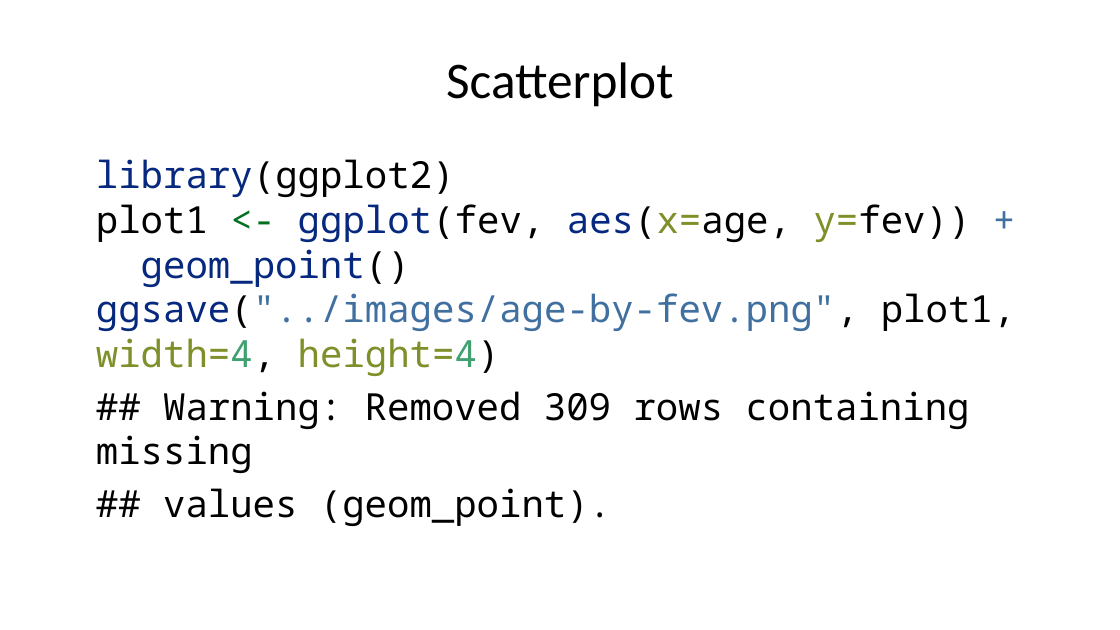
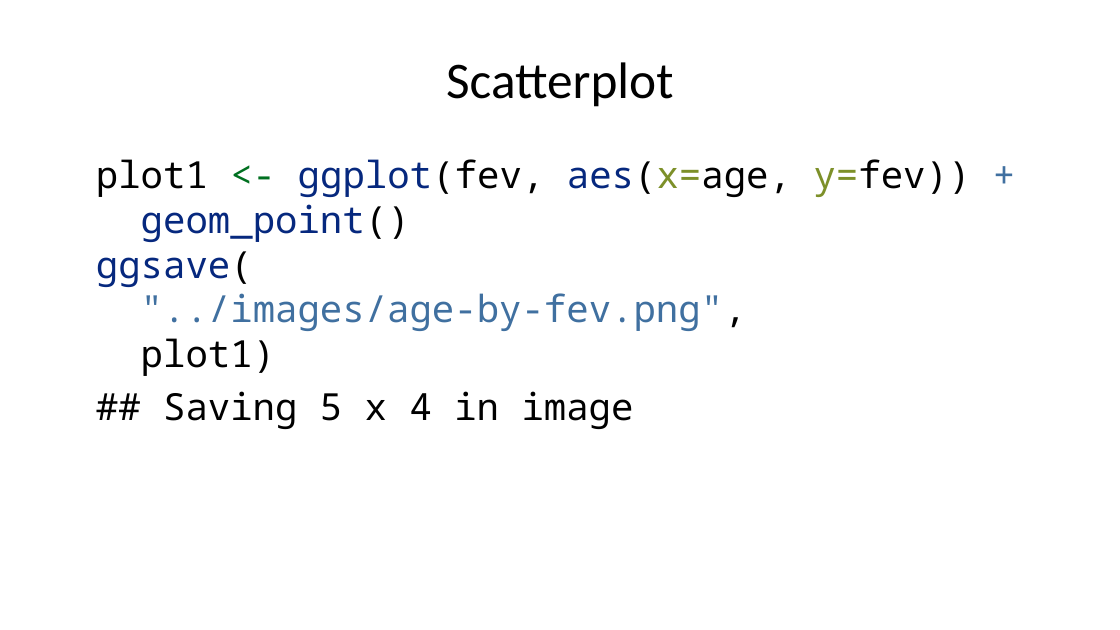
Before and after one commit to pmean/classes, a slide deck: slide 13 of introduction-to-r/results/v05-slides-and-speaker-notes.pptx. Drawn at 1120x630 pixels with LibreOffice and Linux fonts; fonts in the diff are those of the drawing. Boxes give left, top, right and bottom in pixels: in the first picture for what was removed or moved away, otherwise in the second. Text is boxed around its words. In the diff, an @@ line names an element or a change of style, - is before the commit and + after.

```diff
--- a/introduction-to-r/results/v05-slides-and-speaker-notes.pptx
+++ b/introduction-to-r/results/v05-slides-and-speaker-notes.pptx
@@ text at (x1=96, y1=159, x2=971, y2=429): text changed @@
-library(ggplot2)
-plot1 <- ggplot(fev, aes(x=age, y=fev)) +
-geom_point()
-ggsave("../images/age-by-fev.png", plot1, width=4, height=4)
-## Warning: Removed 309 rows containing missing
-## values (geom_point).
+plot1 <- ggplot(fev, aes(x=age, y=fev)) +
+geom_point()
+ggsave(
+"../images/age-by-fev.png",
+plot1)
+## Saving 5 x 4 in image
```
Also in this commit, not shown: 16 other slides changed, 2 slides added, 9 other files.
